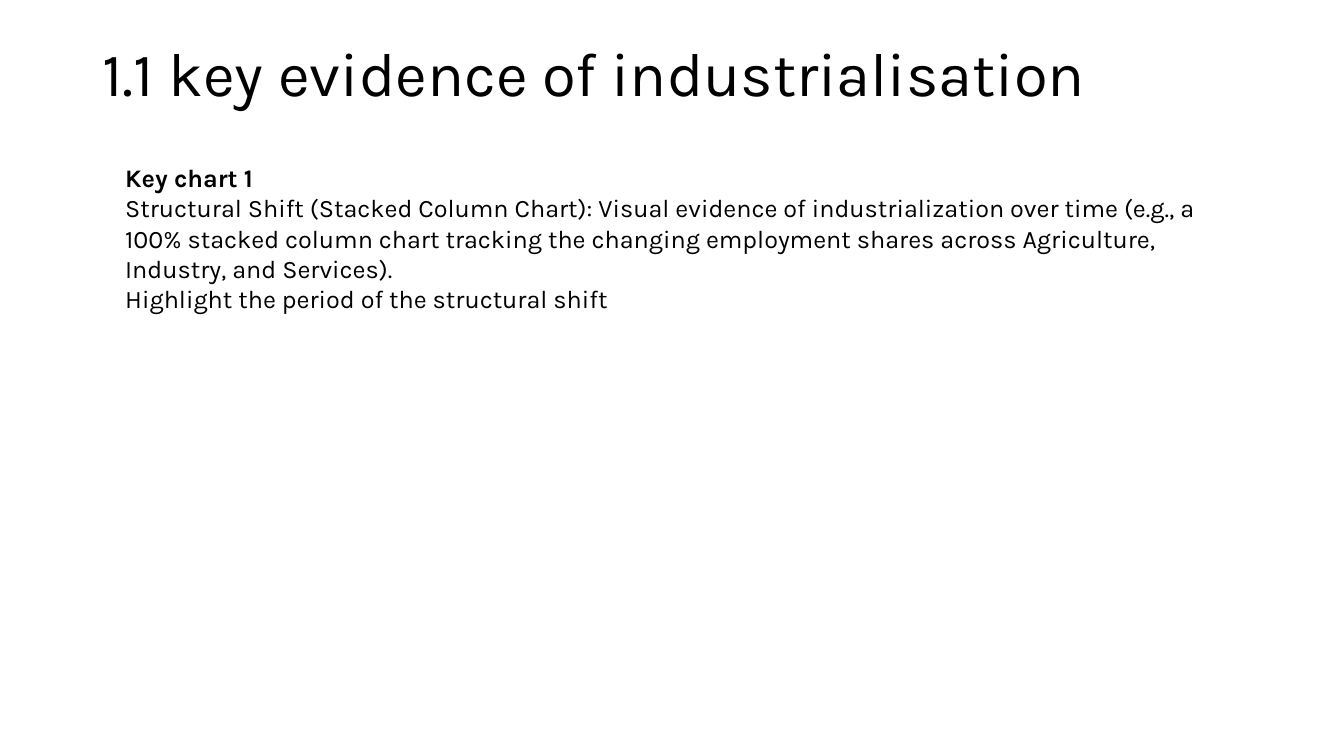
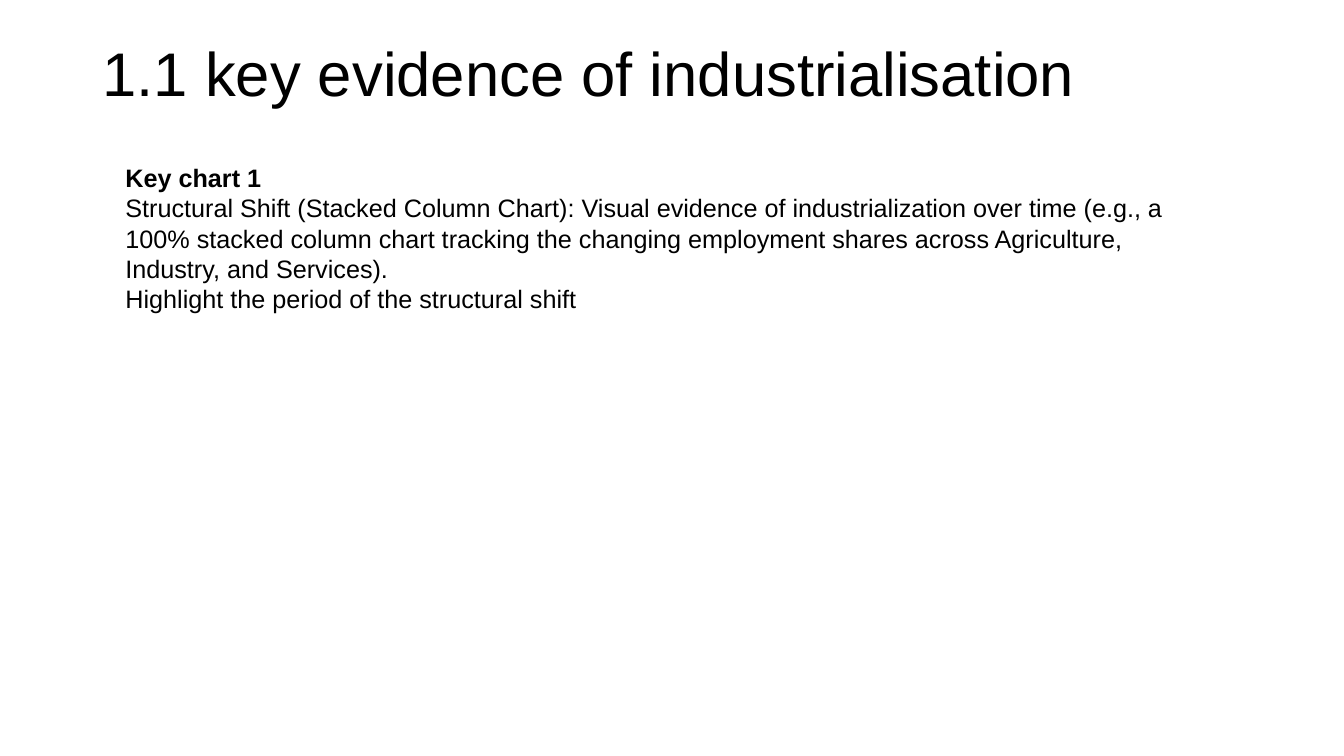
Before and after one commit to josephkohhh/SIM-UOW-Mods, a slide deck: slide 3 of ECON251/Assignment/presentation template.pptx. Drawn at 1344x756 pixels with LibreOffice and Linux fonts; fonts in the diff are those of the drawing. Boxes give left, top, right and bottom in pixels: in the first picture for what was removed or moved away, otherwise in the second. Text is boxed around its words. In the diff, an @@ line names an element or a change of style, - is before the commit and + after.

```diff
--- a/ECON251/Assignment/presentation template.pptx
+++ b/ECON251/Assignment/presentation template.pptx
@@ title "1.1 key evidence of industrialisation" at (102,51,1074,108): font Karla to Arial @@
@@ text "Key chart 1" at (125,168,1162,314): font Karla to Arial @@
```
Also in this commit, not shown: 10 other slides changed, 14 other files.
